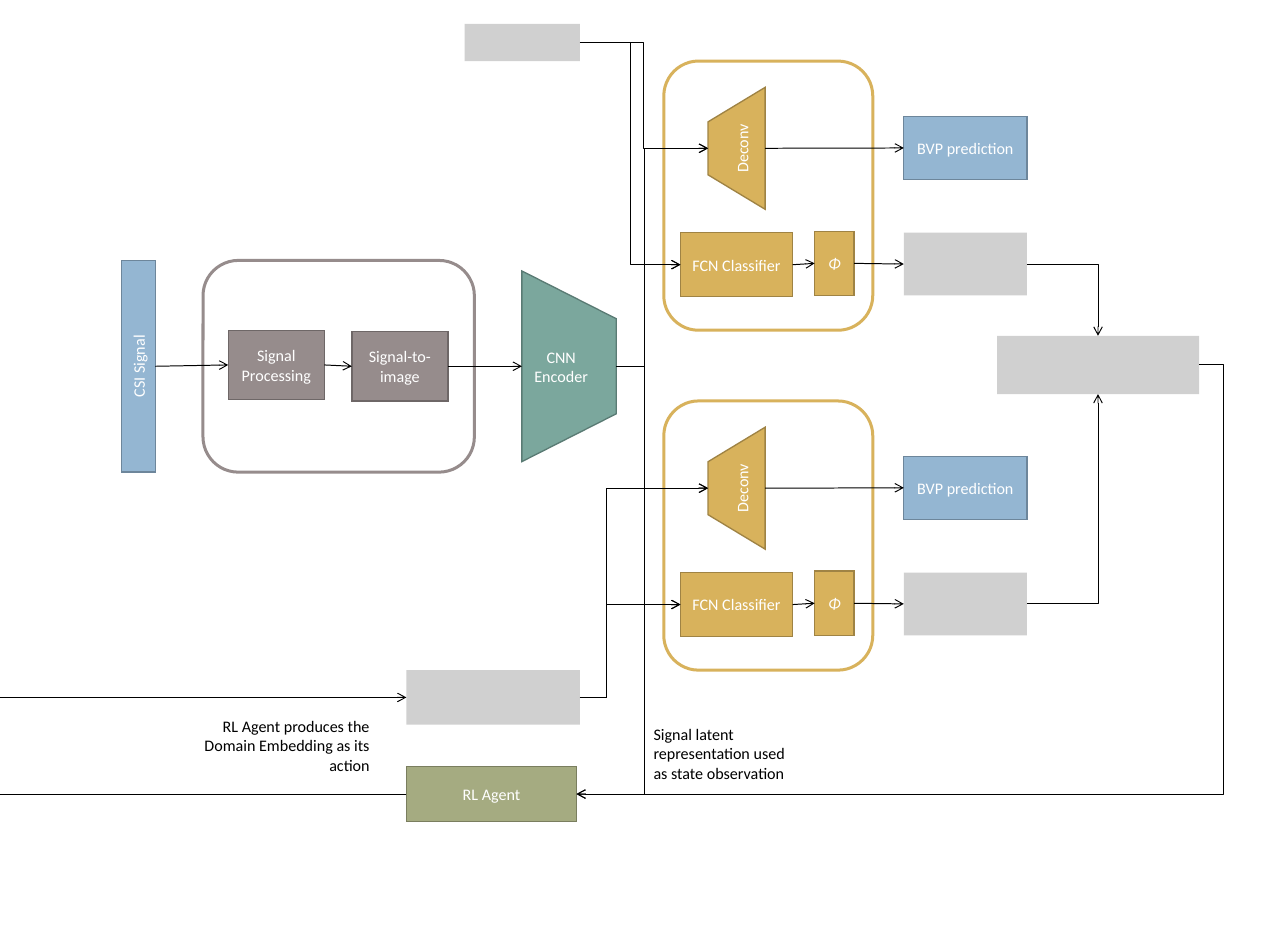
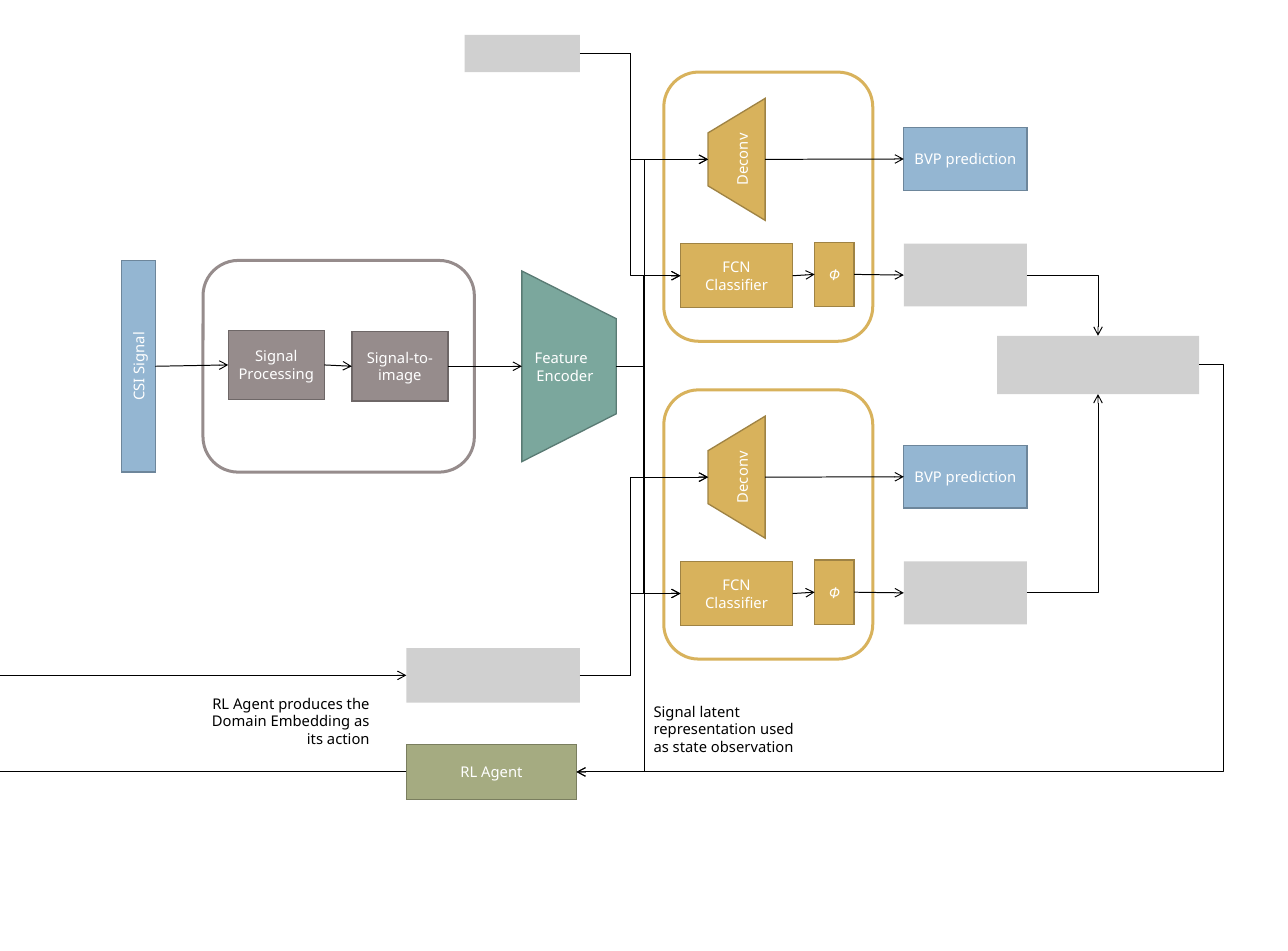
Before and after one commit to yvan674/master-thesis, a slide deck: slide 1 of figures/Architecture Drawing.pptx. Drawn at 1288x951 pixels with LibreOffice and Linux fonts; fonts in the diff are those of the drawing; grey boxes stand for pictures. Boxes give left, top, right and bottom in pixels: in the first picture for what was removed or moved away, otherwise in the second. Text is boxed around its words. In the diff, an @@ line names an element or a change of style, - is before the commit and + after.

```diff
--- a/figures/Architecture Drawing.pptx
+++ b/figures/Architecture Drawing.pptx
@@ 3 rectangles, 3 arrows, 2 elbow arrows, 2 pictures, 1 trapezoid, 1 rounded rectangle: place and size @@
-3 rectangles, 3 arrows, 2 elbow arrows, 2 pictures, 1 trapezoid, 1 rounded rectangle at (465, 24, 1028, 330)
+3 rectangles, 3 arrows, 2 elbow arrows, 2 pictures, 1 trapezoid, 1 rounded rectangle at (465, 35, 1028, 342)
@@ elbow arrow moved from (616, 366) - (708, 148) to (616, 366) - (708, 159) @@
@@ elbow arrow moved from (616, 366) - (680, 265) to (616, 366) - (680, 275) @@
@@ elbow arrow moved from (1027, 264) - (1099, 336) to (1027, 275) - (1099, 336) @@
@@ text in trapezoid at (535, 352, 593, 381): text changed; size 12 to 11 pt; font Calibri to Noto Sans @@
-CNN Encoder
+Feature
+Encoder
@@ elbow arrow moved from (1199, 365) - (577, 794) to (1199, 365) - (577, 772) @@
@@ elbow arrow moved from (616, 366) - (577, 794) to (616, 366) - (577, 772) @@
@@ elbow arrow moved from (616, 366) - (680, 605) to (616, 366) - (680, 593) @@
@@ elbow arrow moved from (616, 366) - (708, 488) to (616, 366) - (708, 477) @@
@@ elbow arrow moved from (1027, 604) - (1099, 394) to (1027, 593) - (1099, 394) @@
@@ elbow arrow moved from (580, 698) - (708, 488) to (580, 675) - (708, 477) @@
@@ 3 rectangles, 3 arrows, 1 trapezoid, 1 rounded rectangle, 1 picture: place and size @@
-3 rectangles, 3 arrows, 1 trapezoid, 1 rounded rectangle, 1 picture at (664, 401, 1028, 671)
+3 rectangles, 3 arrows, 1 trapezoid, 1 rounded rectangle, 1 picture at (664, 390, 1028, 660)
@@ elbow arrow moved from (580, 698) - (680, 605) to (580, 675) - (680, 593) @@
@@ picture: place and size @@
-picture at (407, 671, 581, 725)
+picture at (407, 648, 581, 702)
@@ elbow arrow moved from (407, 794) - (407, 698) to (407, 772) - (407, 675) @@
@@ text "RL Agent produces the Domain ...": place and size @@
-text "RL Agent produces the Domain ..." at (204, 720, 370, 771)
+text "RL Agent produces the Domain ..." at (212, 697, 370, 744)
@@ size 12 to 11 pt, font Calibri to Noto Sans in 14 elements at (121, 261, 155, 472), (228, 330, 324, 400), (352, 331, 447, 401), (815, 560, 854, 624), (904, 445, 1028, 508), (680, 243, 792, 307), (708, 98, 765, 220), (904, 128, 1028, 190), (680, 561, 792, 625), (708, 416, 765, 538), (815, 243, 854, 306), (407, 745, 577, 799), (212, 697, 370, 744), (654, 705, 794, 752) @@
@@ text "Signal latent representation used as ...": place and size @@
-text "Signal latent representation used as ..." at (654, 728, 785, 779)
+text "Signal latent representation used as ..." at (654, 705, 794, 752)
@@ rectangle "RL Agent": place and size @@
-rectangle "RL Agent" at (407, 767, 577, 821)
+rectangle "RL Agent" at (407, 745, 577, 799)
```
Also in this commit, not shown: 2 other files.
